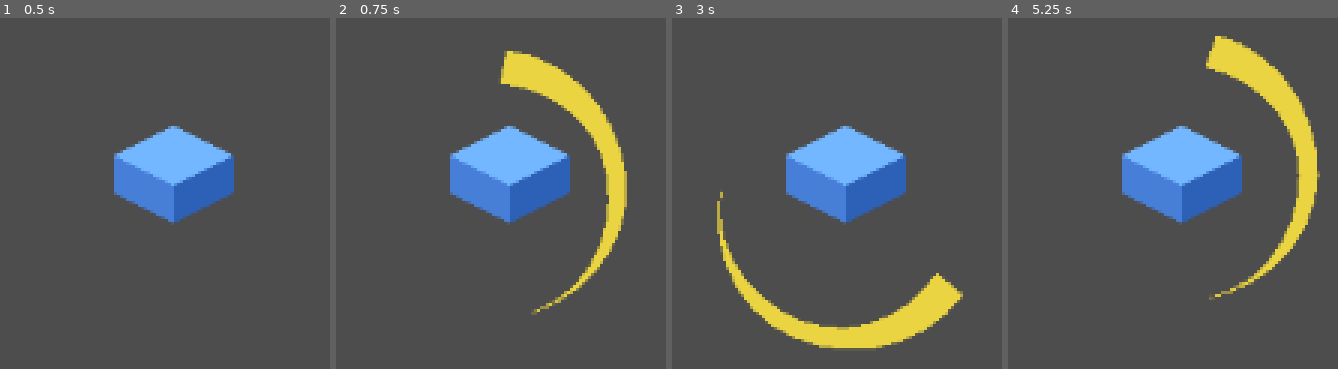
Above: before the commit, frames 1-4 (left to right).
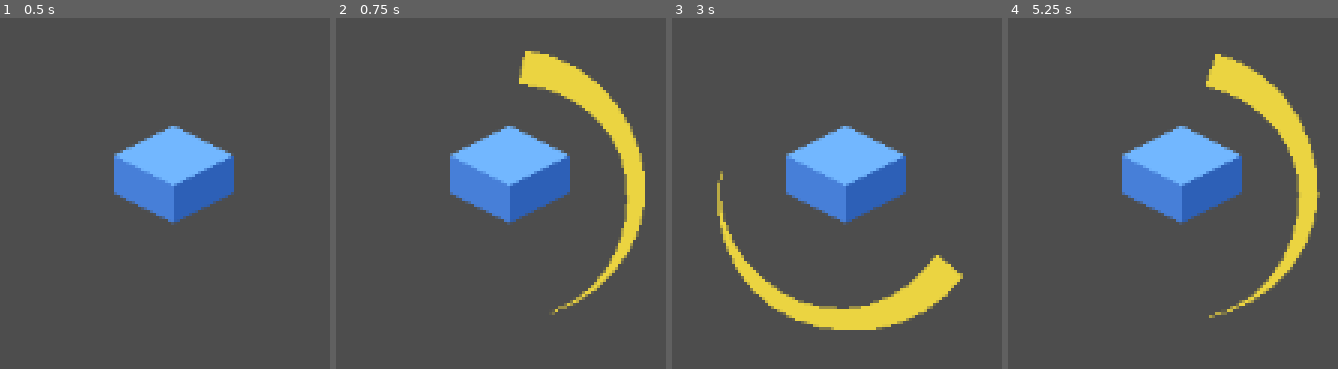
Above: after the commit, the same moments.

Repository: NoeRoberties/Odomat
Game: Godot game, scene res://Scenes/Player.tscn
The game is run twice, just before and just after one commit, with the same random seed, the same clock (stepped at 60 frames per second) and the same inputs.
Inputs (mouse positions are in pixels of both pictures, inside the frame that each line leads up to):
- Up to frame 1 (0.5 s): no input
- Up to frame 2 (0.75 s): tap Enter at 0.5 s; move the mouse to (outside the picture) at 0.52 s; hold Right (ui_right) from 0.53 s (still down); hold Space (interact_npc) from 0.53 s (still down); click (outside the picture) at 0.67 s
- Up to frame 3 (3 s): move the mouse to (outside the picture) at 1.27 s; release Right (ui_right) at 1.28 s; release Space (interact_npc) at 1.28 s; hold Down (ui_down) 1.28-2.03 s; tap Space (interact_npc) at 1.35, 2.85 s; tap Enter at 2 s; move the mouse to (outside the picture) at 2.02 s; hold Right (ui_right) 2.03-2.78 s; hold Space (interact_npc) 2.03-2.78 s; move the mouse to (outside the picture) at 2.77 s; hold Up (ui_up) from 2.78 s (still down); click (outside the picture) at 2.92 s
- Up to frame 4 (5.25 s): tap Enter at 3.5 s; move the mouse to (outside the picture) at 3.52 s; release Up (ui_up) at 3.53 s; hold Space (interact_npc) 3.53-4.28 s; hold Left (ui_left) 3.53-5.03 s; move the mouse to (outside the picture) at 4.27 s; tap Space (interact_npc) at 4.35 s; move the mouse to (1311, 193) at 5.02 s; hold Down (ui_down) from 5.03 s (still down); hold Space (interact_npc) from 5.03 s (still down); click (1311, 193) at 5.17 s

Frame 1 is identical in both runs. In frame 2, 7.8% of the frame differs, in the area x 50-94%, y 9-85%; in frame 3, 8.5%, in the area x 13-89%, y 43-95%; in frame 4, 5.6%.

Commit message:
[UPT] USe input map actions for Player's movements

Diff:
--- a/godot-project/odomat/Scripts/player.gd
+++ b/godot-project/odomat/Scripts/player.gd
@@ -3,10 +3,10 @@
 const SPEED: float = 150.0
 
 const ISO_DIRS: Dictionary = {
-	"ui_up":    Vector2( 0.0, -1.0),
-	"ui_right": Vector2( 1.0,  0),
-	"ui_down":  Vector2(0.0,  1.0),
-	"ui_left":  Vector2(-1.0, 0.0),
+	"move_up":    Vector2( 0.0, -1.0),
+	"move_right": Vector2( 1.0,  0),
+	"move_down":  Vector2(0.0,  1.0),
+	"move_left":  Vector2(-1.0, 0.0),
 }
 
 ## Portée d'attaque en pixels écran.
--- /dev/null
+++ b/godot-project/odomat/node_2d.tscn
@@ -0,0 +1,12 @@
+[gd_scene format=3 uid="uid://c5i76v702cqkr"]
+
+[ext_resource type="PackedScene" uid="uid://dtqm6mc60fbp6" path="res://Scenes/NPC.tscn" id="1_0e48y"]
+[ext_resource type="PackedScene" uid="uid://b8lbay3r2x1m" path="res://Scenes/Player.tscn" id="2_epypp"]
+
+[node name="Node2D" type="Node2D" unique_id=1032028569]
+
+[node name="NPC" parent="." unique_id=714362369 instance=ExtResource("1_0e48y")]
+_dialogues = Array[String](["Coucou ! aizugeuyazgdyugazydyugyug duafztydfyazfdf dzudtyzaudtyfyazagd dzuyzydyuazdtyfazd udygzaudgyugd", "zadiygazudvazy uzydgyutzfdty uzygdyazgdya iuzyeguzgegyzuaey uzygeuyzgd", "zeeygazuydguyaz dzudgyztcofrgiheriugre", "zzuuazgeygzuaygeuazyijihfiuhuhycgcuyzgeufygeyfveyfvzy"])
+_name = "adrien"
+
+[node name="Player" parent="." unique_id=979638911 instance=ExtResource("2_epypp")]
--- a/godot-project/odomat/project.godot
+++ b/godot-project/odomat/project.godot
@@ -59,6 +59,26 @@
 "events": [Object(InputEventKey,"resource_local_to_scene":false,"resource_name":"","device":-1,"window_id":0,"alt_press …(191 unchanged characters)…
 ]
 }
+move_right={
+"deadzone": 0.2,
+"events": [Object(InputEventKey,"resource_local_to_scene":false,"resource_name":"","device":-1,"window_id":0,"alt_pressed":false,"shift_pressed":false,"ctrl_pressed":false,"meta_pressed":false,"pressed":false,"keycode":0,"physical_keycode":68,"key_label":0,"unicode":100,"location":0,"echo":false,"script":null)
+]
+}
+move_left={
+"deadzone": 0.2,
+"events": [Object(InputEventKey,"resource_local_to_scene":false,"resource_name":"","device":-1,"window_id":0,"alt_pressed":false,"shift_pressed":false,"ctrl_pressed":false,"meta_pressed":false,"pressed":false,"keycode":0,"physical_keycode":65,"key_label":0,"unicode":113,"location":0,"echo":false,"script":null)
+]
+}
+move_up={
+"deadzone": 0.2,
+"events": [Object(InputEventKey,"resource_local_to_scene":false,"resource_name":"","device":-1,"window_id":0,"alt_pressed":false,"shift_pressed":false,"ctrl_pressed":false,"meta_pressed":false,"pressed":false,"keycode":0,"physical_keycode":87,"key_label":0,"unicode":122,"location":0,"echo":false,"script":null)
+]
+}
+move_down={
+"deadzone": 0.2,
+"events": [Object(InputEventKey,"resource_local_to_scene":false,"resource_name":"","device":-1,"window_id":0,"alt_pressed":false,"shift_pressed":false,"ctrl_pressed":false,"meta_pressed":false,"pressed":false,"keycode":0,"physical_keycode":83,"key_label":0,"unicode":115,"location":0,"echo":false,"script":null)
+]
+}
 
 [physics]
 
